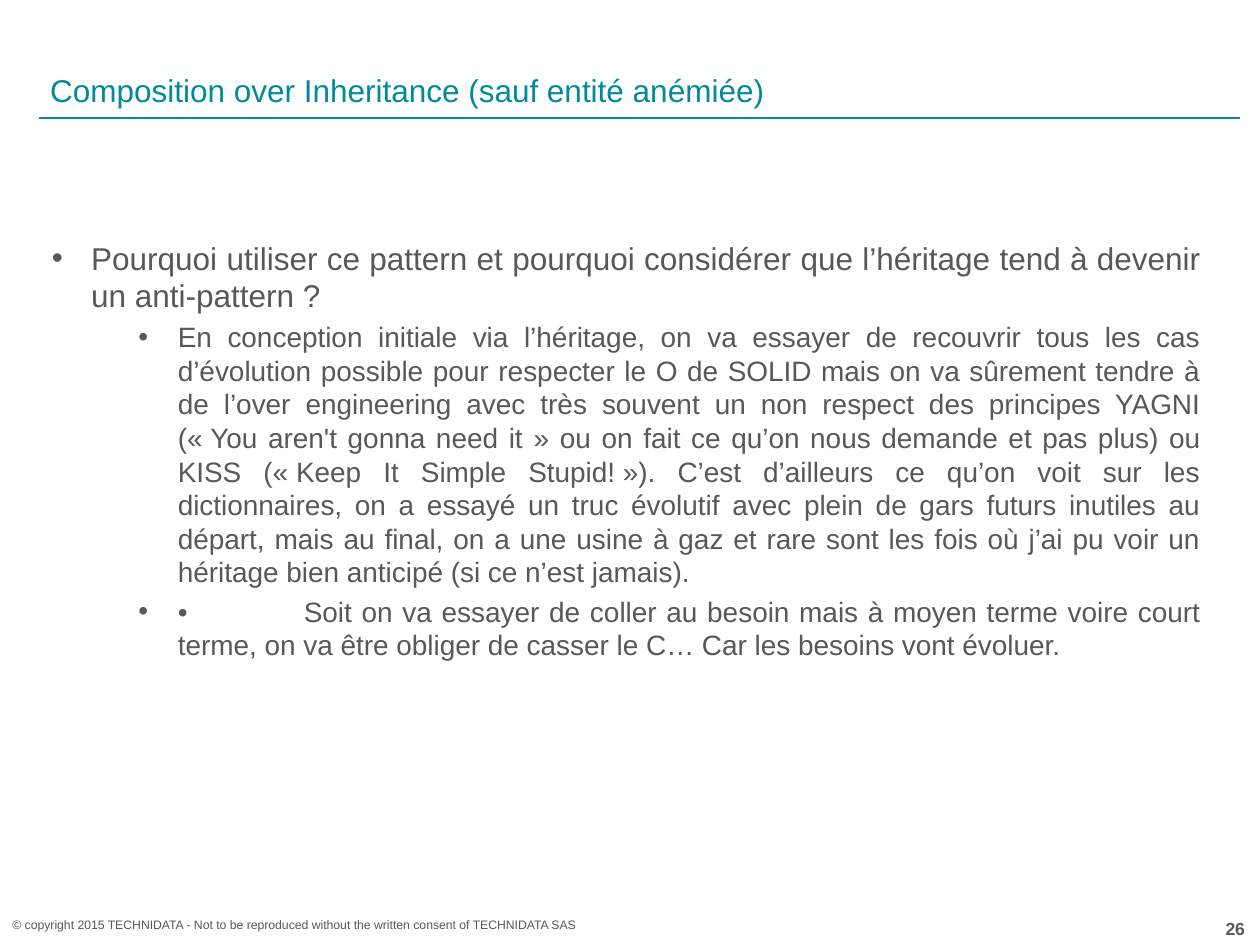
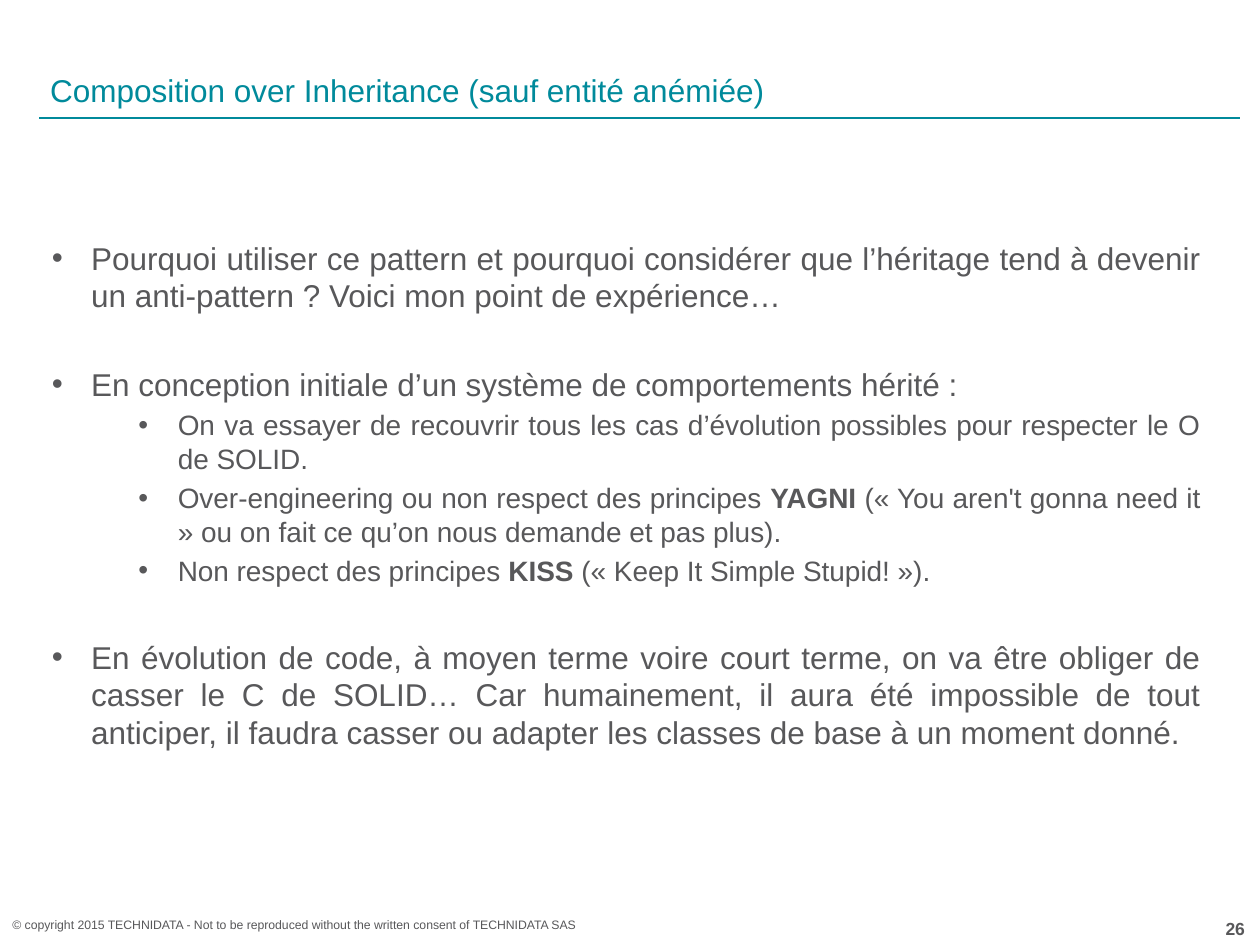
Before and after one commit to acoudene/ObjectCalisthenics, a slide deck: slide 26 of ObjectCalisthenics.pptx. Drawn at 1260x945 pixels with LibreOffice and Linux fonts; fonts in the diff are those of the drawing; background and template pictures are left out. Boxes give left, top, right and bottom in pixels: in the first picture for what was removed or moved away, otherwise in the second. Text is boxed around its words. In the diff, an @@ line names an element or a change of style, - is before the commit and + after.

Commit message:
Update pptx

```diff
--- a/ObjectCalisthenics.pptx
+++ b/ObjectCalisthenics.pptx
@@ text at (x1=91, y1=247, x2=1200, y2=750): text changed; size 16 to 18 pt @@
-• Pourquoi utiliser ce pattern et pourquoi considérer que l’héritage tend à devenir un anti-pattern ?
-  • En conception initiale via l’héritage, on va essayer de recouvrir tous les cas d’évolution possible pour respecter le O de SOLID mais on va sûrement tendre à de l’over engineering avec très souvent un non respect des principes YAGNI (« You aren't gonna need it » ou on fait ce qu’on nous demande et pas plus) ou KISS (« Keep It Simple Stupid! »). C’est d’ailleurs ce qu’on voit sur les dictionnaires, on a essayé un truc évolutif avec plein de gars futurs inutiles au départ, mais au final, on a une usine à gaz et rare sont les fois où j’ai pu voir un héritage bien anticipé (si ce n’est jamais).
-  • • Soit on va essayer de coller au besoin mais à moyen terme voire court terme, on va être obliger de casser le C… Car les besoins vont évoluer.
+• Pourquoi utiliser ce pattern et pourquoi considérer que l’héritage tend à devenir un anti-pattern ? Voici mon point de expérience…
+• En conception initiale d’un système de comportements hérité :
+  • On va essayer de recouvrir tous les cas d’évolution possibles pour respecter le O de SOLID.
+  • Over-engineering ou non respect des principes YAGNI (« You aren't gonna need it » ou on fait ce qu’on nous demande et pas plus).
+  • Non respect des principes KISS (« Keep It Simple Stupid! »).
+• En évolution de code, à moyen terme voire court terme, on va être obliger de casser le C de SOLID… Car humainement, il aura été impossible de tout anticiper, il faudra casser ou adapter les classes de base à un moment donné.
```
Also in this commit, not shown: 1 other slide changed.
